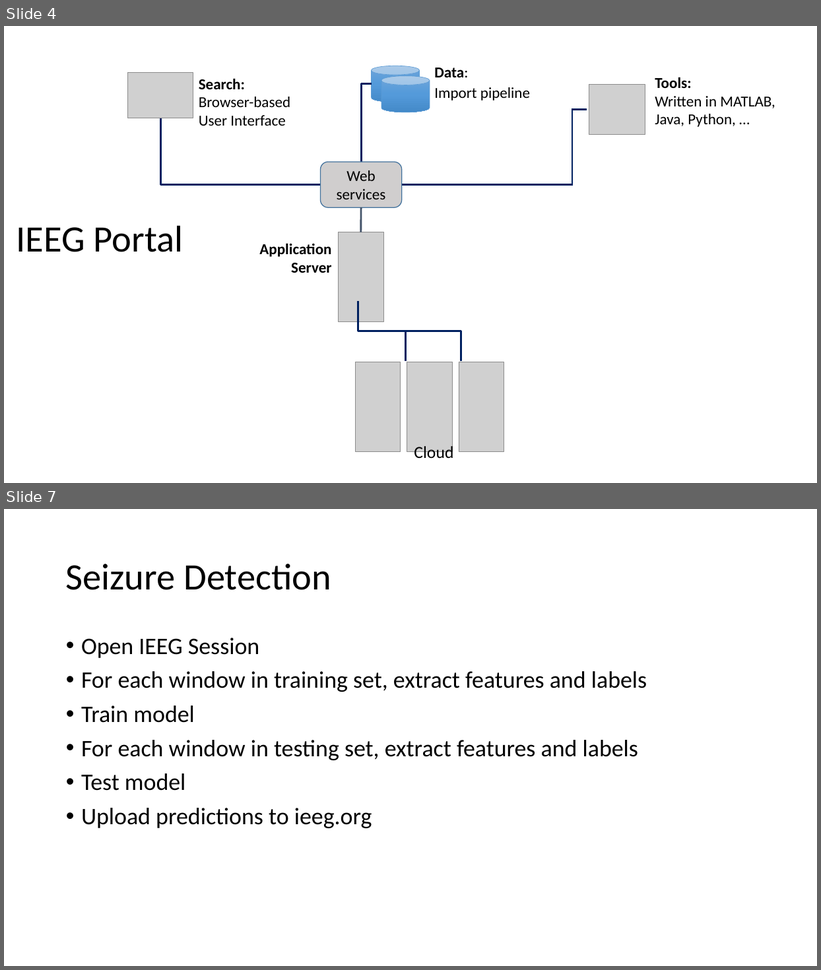
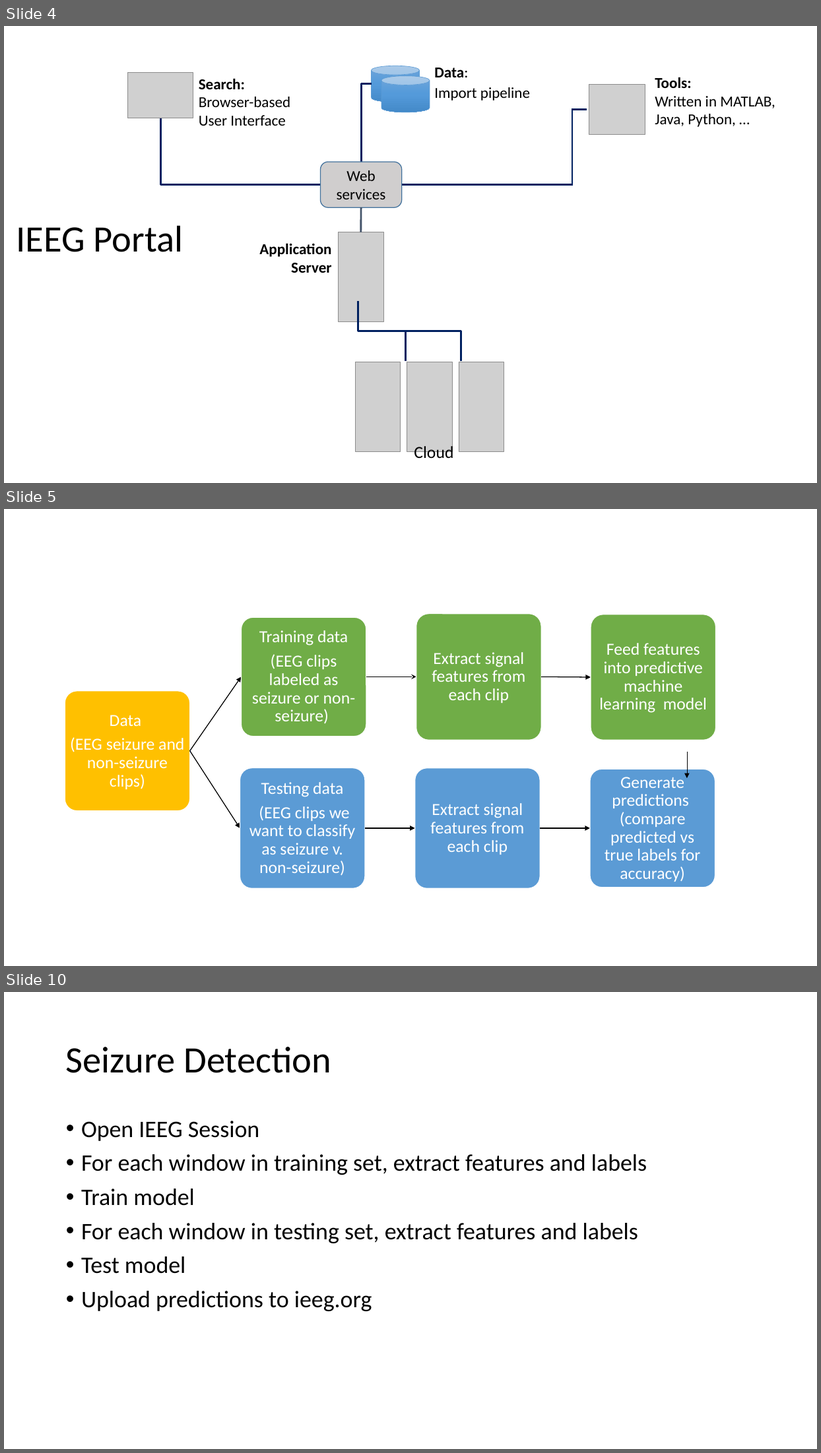
Before and after one commit to hoameng/AES2016WorkshopMaterials, a slide deck: Introduction.pptx. Shown one above the other, each under a label of ours: slides 4 and 7 before the commit, slides 4, 5 and 10 after it; the slides between them are not shown. The pictures are 821x970 and 821x1453 pixels, drawn with LibreOffice and Linux fonts; fonts in the diff are those of the drawing; grey boxes stand for pictures. Boxes give left, top, right and bottom in pixels: in the first picture for what was removed or moved away, otherwise in the second. Text is boxed around its words. In the diff, an @@ line names an element or a change of style, - is before the commit and + after.

```diff
--- a/Introduction.pptx
+++ b/Introduction.pptx
@@ slide 5 added at box(4, 509, 817, 966), background #FFFFFF @@
@@ arrow added from (687, 752) to (687, 779), #000000 0.5 pt @@
@@ group added at box(65, 614, 716, 889): 7 rounded rectangles, 7 texts, 6 freeform shapes @@
+Data
+(EEG seizure and non-seizure clips)
+Training data
+(EEG clips labeled as seizure or non-seizure)
+Extract signal features from each clip
+Feed features into predictive machine learning model
+Testing data
+(EEG clips we want to classify as seizure v. non-seizure)
+Extract signal features from each clip
+Generate predictions (compare predicted vs true labels for accuracy)
@@ what was slide 7 is now slide 10 @@
```
Also in this commit, not shown: 2 slides changed, 3 other slides added, 1 slide removed, 4 other files.
